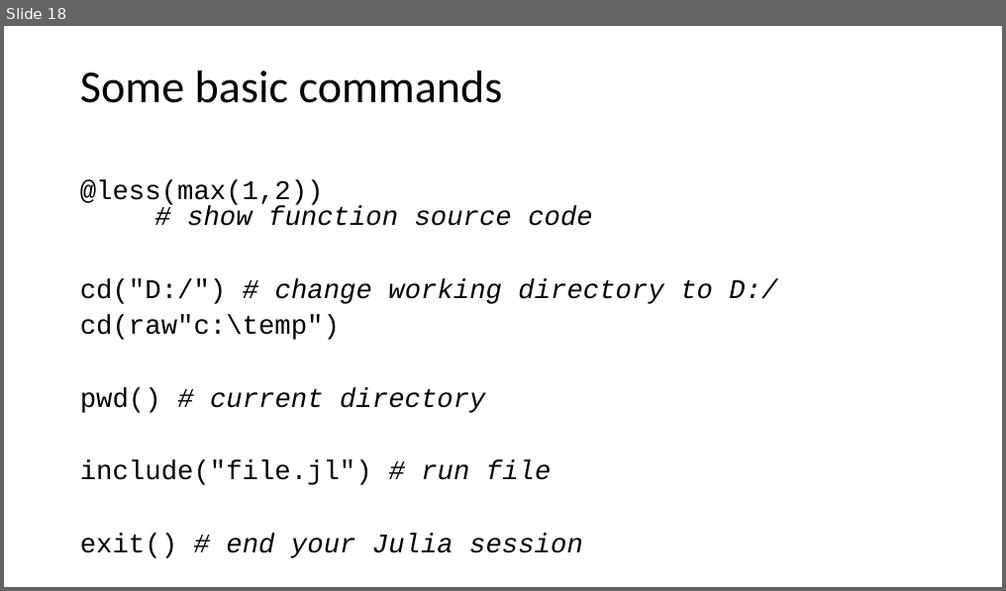
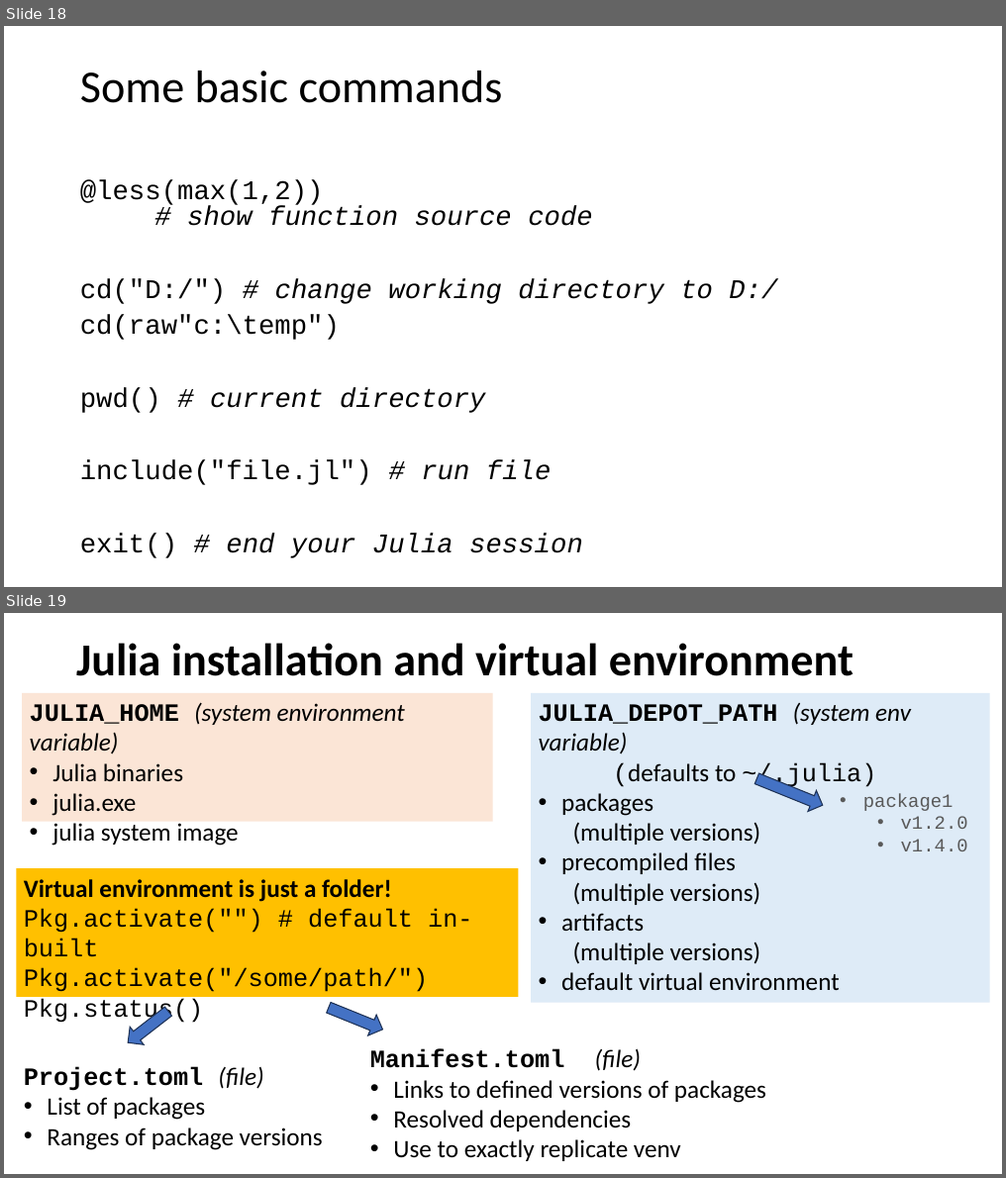
Before and after one commit to pszufe/2024_Julia_EC_EconomicDep, a slide deck: 1_Basics/Julia_intro_Brussels_2024.pptx. Shown one above the other, each under a label of ours: slide 18 before the commit, slides 18 and 19 after it. The pictures are 1006x591 and 1006x1178 pixels, drawn with LibreOffice and Linux fonts; fonts in the diff are those of the drawing. Boxes give left, top, right and bottom in pixels: in the first picture for what was removed or moved away, otherwise in the second. Text is boxed around its words. In the diff, an @@ line names an element or a change of style, - is before the commit and + after.

Commit message:
eds

```diff
--- a/1_Basics/Julia_intro_Brussels_2024.pptx
+++ b/1_Basics/Julia_intro_Brussels_2024.pptx
@@ slide 19 added at bbox=[4, 613, 1002, 1174], background #FFFFFF @@
@@ title added at bbox=[76, 643, 853, 676], 44 pt, text #000000, bold @@
+Julia installation and virtual environment
@@ rectangle added at bbox=[22, 693, 493, 822], fill #FBE5D6, 24 pt, text #000000 @@
+JULIA_HOME (system environment variable)
+• Julia binaries
+• julia.exe
+• julia system image
@@ rectangle added at bbox=[531, 693, 990, 1003], fill #DEEBF7, 24 pt, text #000000 @@
+JULIA_DEPOT_PATH (system env variable)
+(defaults to ~/.julia)
+• packages
+  (multiple versions)
+• precompiled files
+  (multiple versions)
+• artifacts
+  (multiple versions)
+• default virtual environment
@@ right arrow added at bbox=[752, 768, 827, 816], fill #4472C4, outline #1E3256 1 pt @@
@@ text added at bbox=[863, 794, 968, 852], 18 pt, text #595959 @@
+• package1
+  • v1.2.0
+  • v1.4.0
@@ rectangle added at bbox=[16, 869, 519, 998], fill #FFC000, 24 pt, text #000000 @@
+Virtual environment is just a folder!
+Pkg.activate("") # default in-built
+Pkg.activate("/some/path/")
+Pkg.status()
@@ right arrow added at bbox=[325, 997, 387, 1040], fill #4472C4, outline #1E3256 1 pt @@
@@ right arrow added at bbox=[121, 1002, 174, 1052], fill #4472C4, outline #1E3256 1 pt @@
@@ text added at bbox=[370, 1049, 766, 1161], 24 pt, text #000000 @@
+Manifest.toml (file)
+• Links to defined versions of packages
+• Resolved dependencies
+• Use to exactly replicate venv
@@ text added at bbox=[24, 1067, 323, 1151], 24 pt, text #000000 @@
+Project.toml (file)
+• List of packages
+• Ranges of package versions
```
